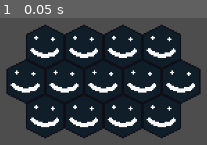
Above: before the commit, frame 1.
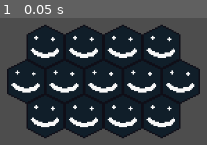
Above: after the commit, the same moment.

Repository: SpaceyLake/LDJAM54-Pack_Your_Ship
Game: Godot game, scene res://scenes/spaceship/spaceship.tscn
The game is run twice, just before and just after one commit, with the same random seed, the same clock (stepped at 60 frames per second) and the same inputs. This scene is started directly instead of the project's main scene.
Inputs:
- Up to frame 1 (0.05 s): no input

The runs differ from the first frame. In frame 1, 1.2% of the frame differs, in the area x 2-98%, y 11-89%.

Commit message:
Continued on enemies

Diff:
--- a/scenes/enemies/enemy_spawner.tscn
+++ b/scenes/enemies/enemy_spawner.tscn
@@ -1,16 +1,15 @@
 [gd_scene load_steps=3 format=3 uid="uid://dhm2374yx1fne"]
 
 [ext_resource type="Script" path="res://scripts/enemies/enemy_spawner.gd" id="1_yb11g"]
-[ext_resource type="Script" path="res://addons/composition/scripts/spawner_component.gd" id="2_tqi3x"]
+[ext_resource type="PackedScene" uid="uid://ie4ecgtqe5qh" path="res://scenes/enemies/fighter.tscn" id="2_c8uii"]
 
 [node name="EnemySpawner" type="Node"]
 script = ExtResource("1_yb11g")
+enemy_scenes = Array[PackedScene]([ExtResource("2_c8uii")])
+enemy_likeliness = Array[float]([1.0])
 
 [node name="SpawnTimer" type="Timer" parent="."]
 one_shot = true
 
-[node name="SpawnerComponent2D" type="Node2D" parent="."]
-script = ExtResource("2_tqi3x")
-root = NodePath("")
-
+[connection signal="enemy_killed" from="." to="." method="_on_enemy_killed"]
 [connection signal="timeout" from="SpawnTimer" to="." method="_on_spawn_timer_timeout"]
--- a/scenes/spaceship/spaceship.tscn
+++ b/scenes/spaceship/spaceship.tscn
@@ -3,6 +3,7 @@
 [ext_resource type="Script" path="res://scripts/spaceship/spaceship.gd" id="1_yhtvw"]
 
 [node name="Spaceship" type="Node2D"]
+scale = Vector2(0.995056, 1)
 script = ExtResource("1_yhtvw")
 tiles_text = "tile(0, 0)
 tile(0,1)
--- a/scripts/enemies/enemy.gd
+++ b/scripts/enemies/enemy.gd
@@ -1,2 +1,9 @@
 extends Node2D
 class_name Enemy
+
+var goal:Vector2
+var enemy_killed_signal:Signal
+
+func setup(goal:Vector2, enemy_killed_signal:Signal):
+	self.goal = goal
+	self.enemy_killed_signal = enemy_killed_signal
--- a/scripts/enemies/enemy_spawner.gd
+++ b/scripts/enemies/enemy_spawner.gd
@@ -1,4 +1,6 @@
 extends Node
+
+signal enemy_killed(enemy:Enemy)
 
 @export_range(0, 1, 0.001) var spawnrate:float = 0
 @export var enemy_scenes:Array[PackedScene]
@@ -6,11 +8,16 @@
 @export var space_ship:SpaceShip
 
 @onready var spawn_timer = $SpawnTimer
+
 var rng = RandomNumberGenerator.new()
 var enemies:Array[Enemy]
+var total_likeliness = 0
 
 func _ready():
-	spawn_timer.start(rng.randf_range(2 * spawnrate, 100 * spawnrate))
+	for i in enemy_likeliness.size():
+		total_likeliness += enemy_likeliness[i]
+		enemy_likeliness[i] = total_likeliness
+	spawn_timer.start(rng.randf_range(5 * spawnrate, 15 * spawnrate))
 
 
 func _on_spawn_timer_timeout():
@@ -19,11 +26,32 @@
 	var position = Vector2.ZERO
 	if spawnside == 0:
 		position.y = -32
-		position.x = randi_range(-32, get_viewport().x/2)
+		position.x = randi_range(-32, get_viewport().size.x/2)
 	elif spawnside == 1:
 		position.x = -32
-		position.y = randi_range(-32, get_viewport().y + 32)
+		position.y = randi_range(-32, get_viewport().size.y + 32)
 	elif spawnside == 2:
-		position.x = get_viewport().size.y + 32
-		position.x = randi_range(-32, get_viewport().x/2)
-	spawn_timer.start(rng.randf_range(2 * spawnrate, 100 * spawnrate))
+		position.y = get_viewport().size.y + 32
+		position.x = randi_range(-32, get_viewport().size.x/2)
+	var goal = Vector2.ZERO
+	goal.x = randi_range(32, get_viewport().size.x - 32)
+	goal.y = randi_range(32, get_viewport().size.y - 32)
+	var rnd_enemy = rng.randi_range(0, total_likeliness - 1)
+	var enemy:Enemy
+	for i in enemy_likeliness.size():
+		if rnd_enemy <= enemy_likeliness[i]:
+			enemy = enemy_scenes[i].instantiate()
+			add_child(enemy)
+			enemy.global_position = position
+			enemy.setup(goal, enemy_killed)
+			enemies.append(enemy)
+			break
+	print("Spawned")
+	print(position)
+	print(goal)
+	spawn_timer.start(rng.randf_range(5 * spawnrate, 15 * spawnrate))
+
+
+func _on_enemy_killed(enemy:Enemy):
+	enemies.erase(enemy)
+	enemy.queue_free()
--- a/scripts/enemies/fighter.gd
+++ b/scripts/enemies/fighter.gd
@@ -1 +1,6 @@
-extends "res://scripts/enemies/enemy.gd"
+extends Enemy
+
+@export var velocity = 5
+
+func _process(delta):
+	global_position = global_position.move_toward(goal, velocity)
